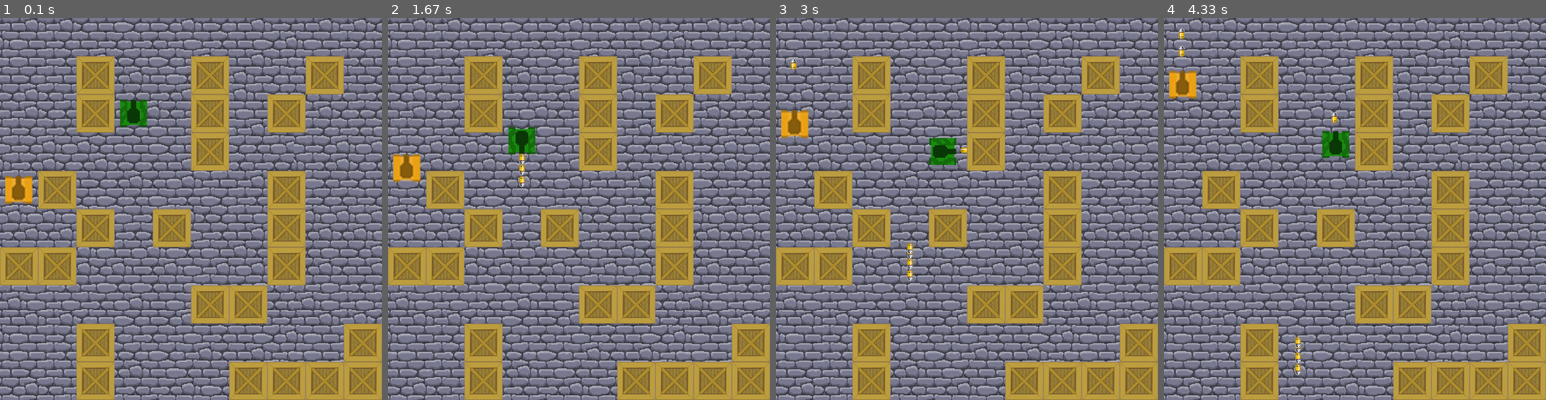
Above: before the commit, frames 1-4 (left to right).
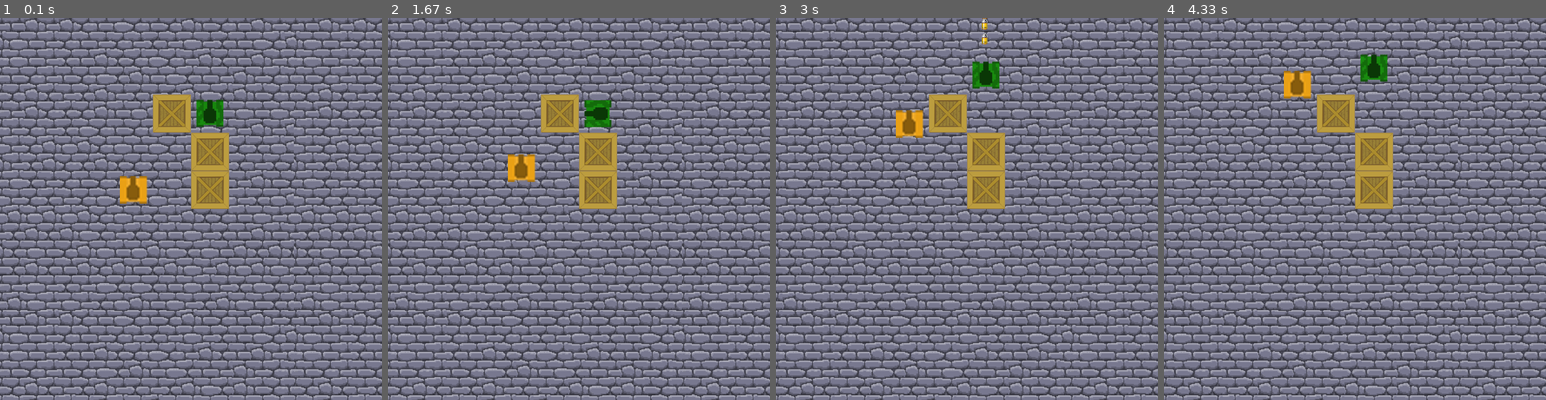
Above: after the commit, the same moments.

Repository: omariiik/pygame_project
Game: pygame game, started from main.py
The game is run twice, just before and just after one commit, with the same random seed, the same clock (stepped at 60 frames per second) and the same inputs.
Inputs:
- Up to frame 1 (0.1 s): no input
- Up to frame 2 (1.67 s): hold A 0.33-0.87 s; hold S 0.9-1.2 s; tap Space at 0.97, 1.3, 1.6 s; tap I at 1.05 s; hold A 1.23-1.63 s; tap K at 1.38 s
- Up to frame 3 (3 s): hold W 1.67-2.03 s; tap Space at 1.73, 2.13, 2.43, 2.8 s; hold D 2.07-2.7 s; tap I at 2.22 s; hold S from 2.73 s (still down); tap K at 2.88 s
- Up to frame 4 (4.33 s): release S at 3.1 s; hold W from 4.13 s (still down); tap Space at 4.2 s; tap K at 4.28 s

The runs differ from the first frame. In frame 1, 26% of the frame differs, in the area x 0-100%, y 10-100%; in frame 2, 27%; in frame 3, 27%, in the area x 0-100%, y 0-100%; in frame 4, 27%.

Commit message:
добавил новую логику противника

Diff:
--- a/bot_brain.py
+++ b/bot_brain.py
@@ -1,5 +1,6 @@
 import random
 import time
+from game_map import map_board
 
 
 def random_brain(obj):
@@ -26,3 +27,95 @@
     y = random.randint(0, 1)
     if y == 0:
         obj.shot()
+
+
+def lumbago_x(pos, player):
+    x, y = pos
+    x1, y1 = player.number_cell()
+    if y == y1:
+        if x < x1:
+            for i in range(x + 1, x1):
+                if map_board[y][i] != 0:
+                    return False
+            return player.number_cell()
+        if x > x1:
+            for i in range(x - 1, x1, -1):
+                if map_board[y][i] != 0:
+                    return False
+            return player.number_cell()
+    return False
+
+
+def lumbago_y(pos, player):
+    x, y = pos
+    x1, y1 = player.number_cell()
+    if x == x1:
+        if y < y1:
+            for i in range(y + 1, y1):
+                if map_board[i][x] != 0:
+                    return False
+            return player.number_cell()
+        if y > y1:
+            for i in range(y - 1, y1, -1):
+
+                if map_board[x][i] != 0:
+                    return False
+            return player.number_cell()
+    return False
+
+
+def logic(obj, player):
+    if time.time() - obj.start_time < 0.5:
+        return
+    obj.start_time = time.time()
+    if not(lumbago_x(obj.number_cell(), player) is False):
+        pos = lumbago_x(obj.number_cell(), player)
+        x, y = obj.number_cell()
+        if x < pos[0]:
+            if obj.past_click[0] == 1:
+                obj.shot()
+            else:
+                obj.move(1, 0, obj.number_cell())
+        if x > pos[0]:
+            if obj.past_click[0] == -1:
+                obj.shot()
+            else:
+                obj.move(-1, 0, obj.number_cell())
+    if not(lumbago_y(obj.number_cell(), player) is False):
+        pos = lumbago_y(obj.number_cell(), player)
+        x, y = obj.number_cell()
+        if y < pos[1]:
+            if obj.past_click[1] == 1:
+                obj.shot()
+            else:
+                obj.move(0, 1, obj.number_cell())
+        if y > pos[1]:
+            if obj.past_click[1] == -1:
+                obj.shot()
+            else:
+                obj.move(0, -1, obj.number_cell())
+    if lumbago_y(obj.number_cell(), player) is False and lumbago_x(obj.number_cell(), player) is False:
+        #двигаемся по x и ищем прострел для y
+        x, y = obj.number_cell()
+        for i in range(x - 1, -1, -1):
+            if map_board[y][i] != 0:
+                break
+            if not(lumbago_y((i, y), player) is False):
+                obj.move(-1, 0, obj.number_cell())
+        for i in range(x + 1, 10):
+
+            if map_board[y][i] != 0:
+                break
+            if not(lumbago_y((i, y), player) is False):
+                obj.move(1, 0, obj.number_cell())
+        #двигаемся по y и ещем прострел для x
+        for i in range(y - 1, -1, -1):
+            if map_board[i][x] != 0:
+                break
+            if not(lumbago_x((x, i), player) is False):
+                obj.move(0, -1, obj.number_cell())
+        for i in range(y + 1, 10):
+            if map_board[i][x] != 0:
+                break
+            if not(lumbago_x((x, i), player) is False):
+                obj.move(0, 1, obj.number_cell())
--- a/game_map.py
+++ b/game_map.py
@@ -1,10 +1,10 @@
 map_board = [[0, 0, 0, 0, 0, 0, 0, 0, 0, 0],
-             [0, 0, 2, 0, 0, 2, 0, 0, 2, 0],
-             [0, 0, 2, 1, 0, 2, 0, 2, 0, 0],
+             [0, 0, 0, 0, 0, 0, 0, 0, 0, 0],
+             [0, 0, 0, 0, 2, 1, 0, 0, 0, 0],
              [0, 0, 0, 0, 0, 2, 0, 0, 0, 0],
-             [3, 2, 0, 0, 0, 0, 0, 2, 0, 0],
-             [0, 0, 2, 0, 2, 0, 0, 2, 0, 0],
-             [2, 2, 0, 0, 0, 0, 0, 2, 0, 0],
-             [0, 0, 0, 0, 0, 2, 2, 0, 0, 0],
-             [0, 0, 2, 0, 0, 0, 0, 0, 0, 2],
-             [0, 0, 2, 0, 0, 0, 2, 2, 2, 2]]
+             [0, 0, 0, 3, 0, 2, 0, 0, 0, 0],
+             [0, 0, 0, 0, 0, 0, 0, 0, 0, 0],
+             [0, 0, 0, 0, 0, 0, 0, 0, 0, 0],
+             [0, 0, 0, 0, 0, 0, 0, 0, 0, 0],
+             [0, 0, 0, 0, 0, 0, 0, 0, 0, 0],
+             [0, 0, 0, 0, 0, 0, 0, 0, 0, 0]]
--- a/main.py
+++ b/main.py
@@ -79,7 +79,6 @@
         bullet_group.draw(screen)
         opponents_sprites.update()
         opponents_sprites.draw(screen)
-
         wall_sprites.draw(screen)
         for i in opponents_sprites:
             i.bot_brain()
--- a/tank2.py
+++ b/tank2.py
@@ -2,7 +2,9 @@
 from game_map import map_board
 from bullet import Bullet
 from sprites_groups import bullet_group
+from sprites_groups import player_sprite
 from bot_brain import random_brain
+from bot_brain import logic
 import time
 
 
@@ -23,7 +25,7 @@
         self.past_click = (0, -1)
         self.x = 0
         self.y = 0
-        self.brain = 'random'
+        self.brain = 'logic'
         self.start_time = time.time()
         self.past_move = 0
         self.pos = ()
@@ -142,3 +144,7 @@
     def bot_brain(self):
         if self.brain == 'random':
             random_brain(self)
+        elif self.brain == 'logic':
+            if len(player_sprite.sprites()) == 1:
+                player = player_sprite.sprites()[0]
+                logic(self, player)
